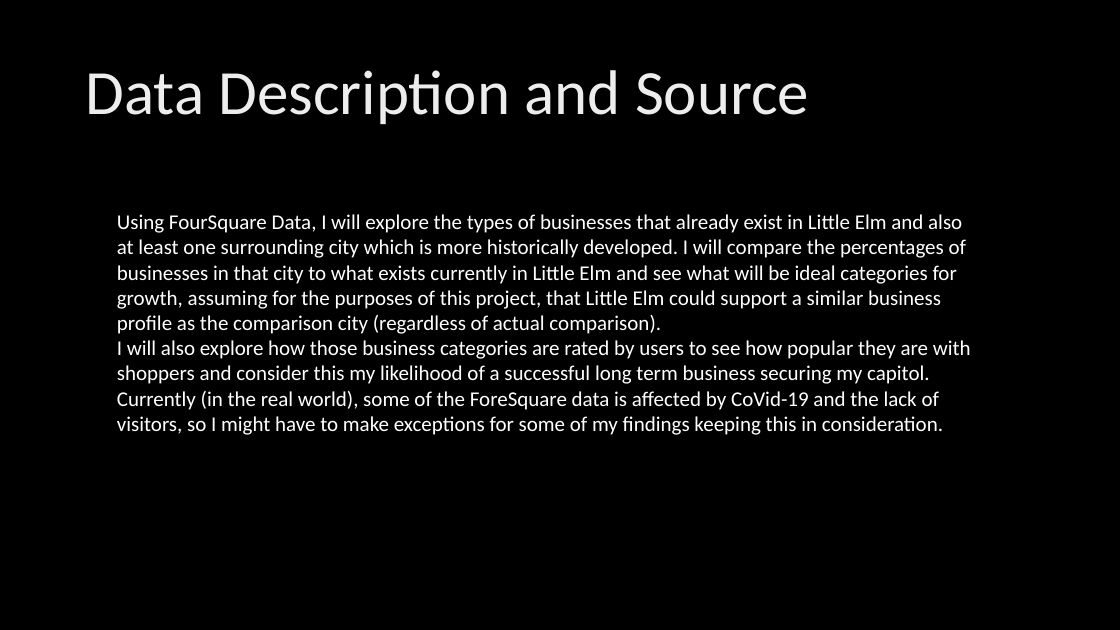
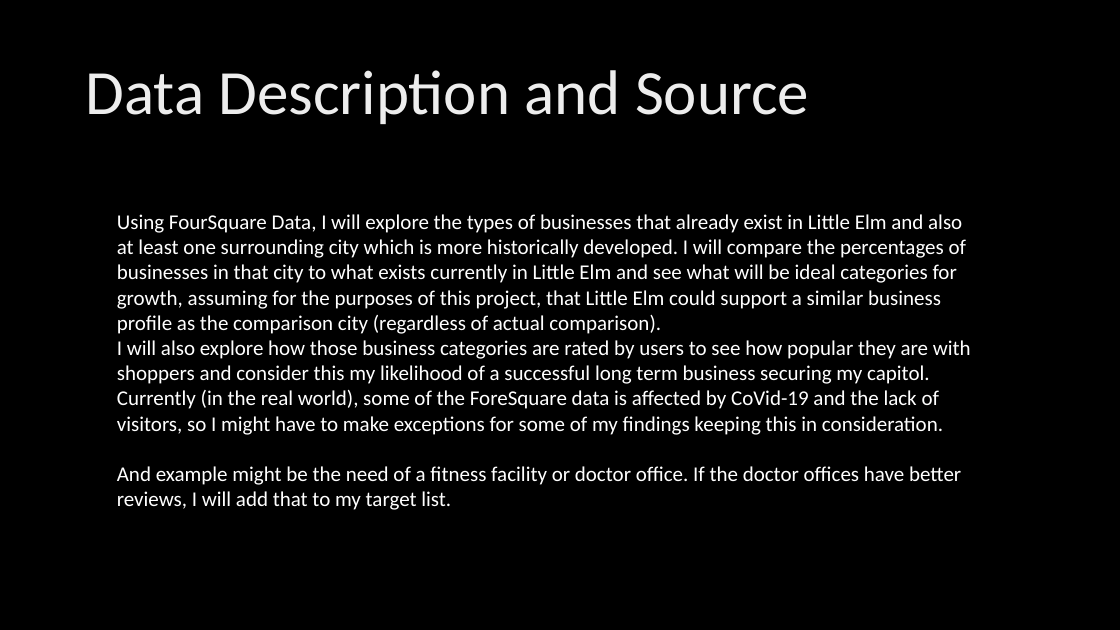
Before and after one commit to mpedrazoli/Coursera, a slide deck: slide 3 of Capstone Presentation Week 4.pptx. Drawn at 1120x630 pixels with LibreOffice and Linux fonts; fonts in the diff are those of the drawing; background and template pictures are left out. Boxes give left, top, right and bottom in pixels: in the first picture for what was removed or moved away, otherwise in the second. Text is boxed around its words. In the diff, an @@ line names an element or a change of style, - is before the commit and + after.

```diff
--- a/Capstone Presentation Week 4.pptx
+++ b/Capstone Presentation Week 4.pptx
@@ text at [117, 466, 961, 510]: paragraph added @@
+And example might be the need of a fitness facility or doctor office. If the doctor offices have better reviews, I will add that to my target list.
```
